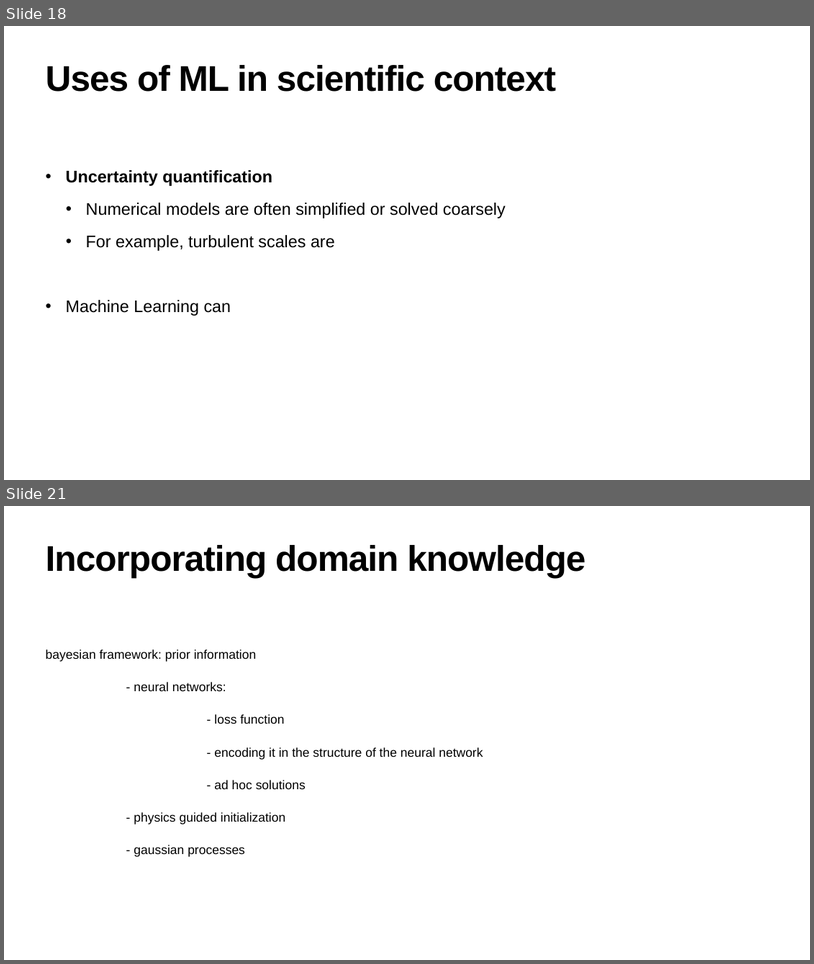
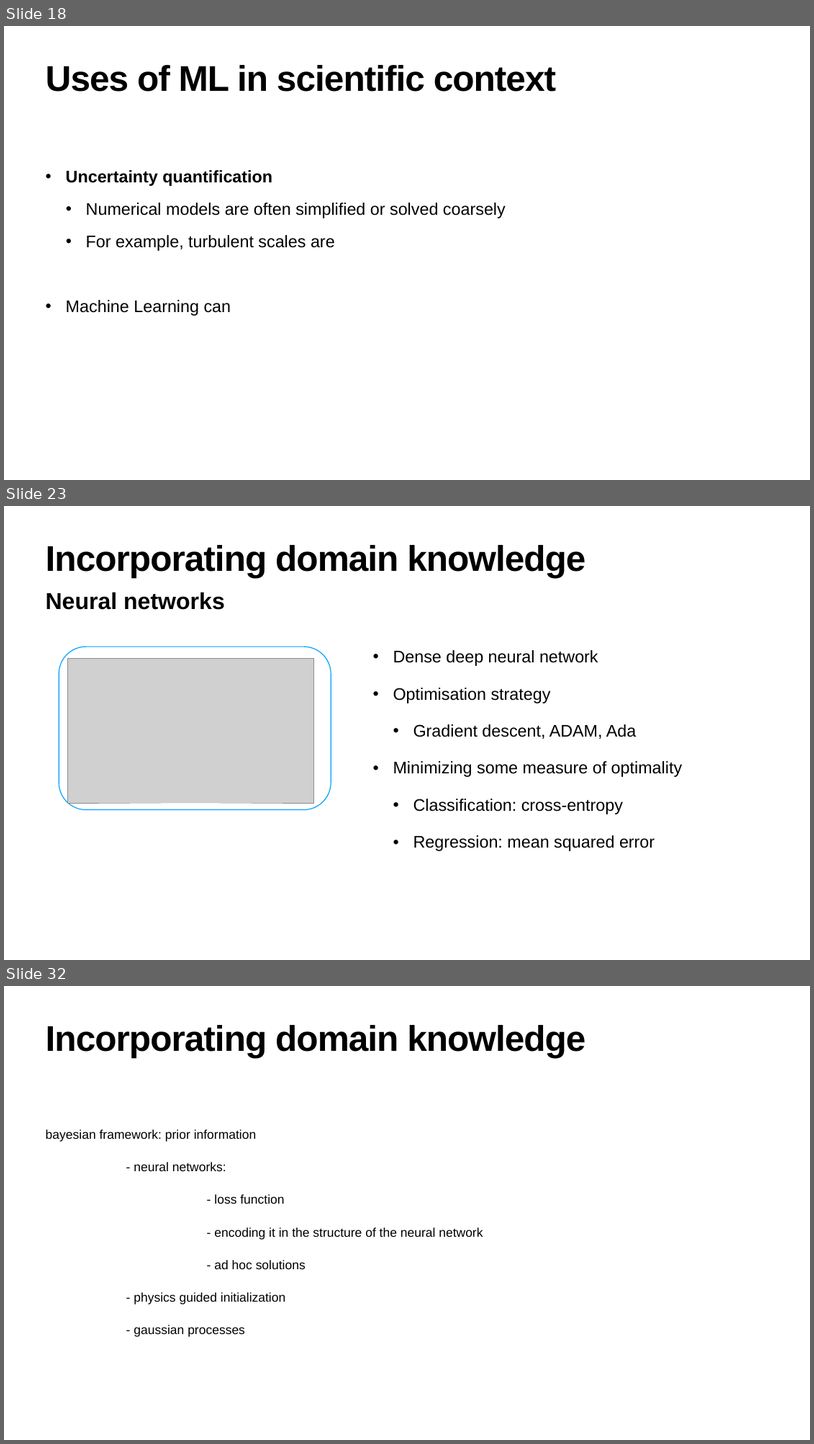
Before and after one commit to hanveiga/amld-2021-repML, a slide deck: slides/workshop skeleton.pptx. Shown one above the other, each under a label of ours: slides 18 and 21 before the commit, slides 18, 23 and 32 after it; the slides between them are not shown. The pictures are 814x964 and 814x1444 pixels, drawn with LibreOffice and Linux fonts; fonts in the diff are those of the drawing; grey boxes stand for pictures. Boxes give left, top, right and bottom in pixels: in the first picture for what was removed or moved away, otherwise in the second. Text is boxed around its words. In the diff, an @@ line names an element or a change of style, - is before the commit and + after.

```diff
--- a/slides/workshop skeleton.pptx
+++ b/slides/workshop skeleton.pptx
@@ slide 23 added at <box>4,506,810,960</box>, background #FFFFFF @@
@@ title added at <box>46,545,586,577</box>, 85 pt, text #000000, bold @@
+Incorporating domain knowledge
@@ text added at <box>46,592,225,610</box>, 55 pt, text #000000, bold @@
+Neural networks
@@ rounded rectangle added at <box>59,646,331,810</box>, fill #FFFFFF, outline #00A2FF 2 pt @@
@@ text added at <box>394,650,682,851</box>, 40 pt, text #000000 @@
+• Dense deep neural network
+• Optimisation strategy
+  • Gradient descent, ADAM, Ada
+• Minimizing some measure of optimality
+  • Classification: cross-entropy
+  • Regression: mean squared error
@@ picture added at <box>67,658,314,803</box> @@
@@ what was slide 21 is now slide 32 @@
```
Also in this commit, not shown: 2 slides changed, 10 other slides added.
